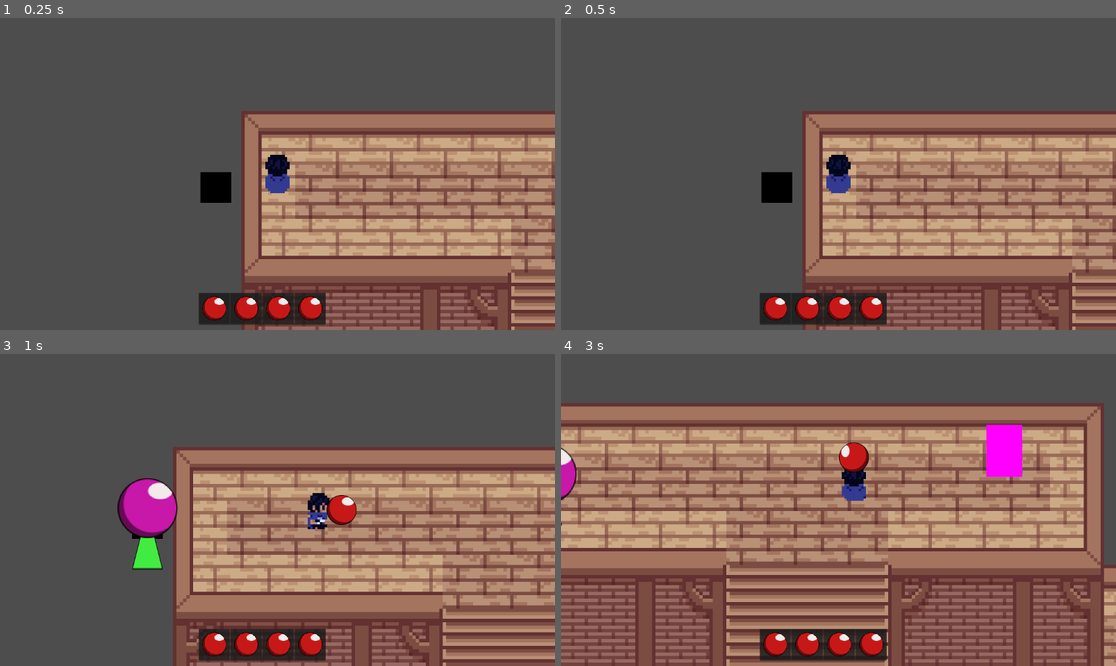
Above: before the commit, frames 1-4 (two rows, left to right).
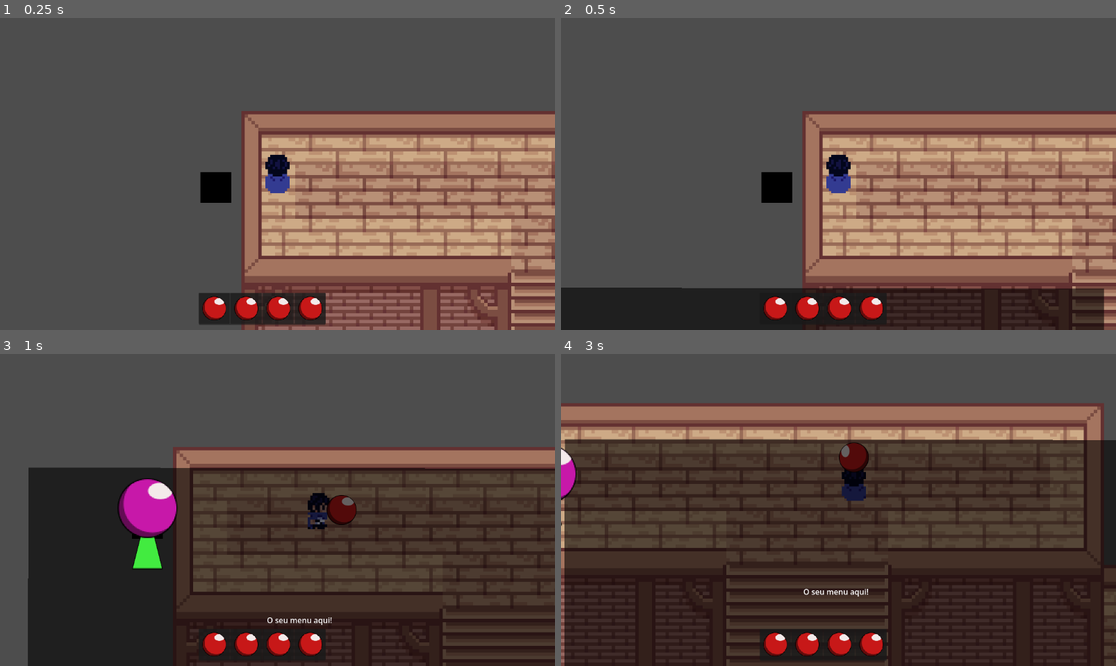
Above: after the commit, the same moments.

Repository: Prakinha/Alquimia
Game: Godot game, scene res://itens/cenajogo.tscn
Two runs of this game, one before a commit and one after it. Both use one fixed random seed, a clock stepped at 60 frames per second and the inputs below. The engine's default icon, where the game draws it, is replaced by a stand-in: a white triangle on a blue panel in a dark square.
Inputs:
- Up to frame 1 (0.25 s): no input
- Up to frame 2 (0.5 s): no input
- Up to frame 3 (1 s): tap Enter at 0.5 s; hold Right (ui_right) from 0.53 s (still down); tap 1 at 0.6 s
- Up to frame 4 (3 s): release Right (ui_right) at 1.28 s; hold Down (ui_down) 1.28-2.03 s; tap 2 at 1.35 s; hold Right (ui_right) 2.03-2.78 s; tap 3 at 2.1 s; hold Up (ui_up) from 2.78 s (still down); tap 4 at 2.85 s

Frame 1 is identical in both runs. In frame 2, 11% of the frame differs, in the area x 0-98%, y 86-100%; in frame 3, 56%; in frame 4, 70%, in the area x 0-100%, y 22-100%.

Commit message:
Espero que nao de ruim

Diff:
--- a/WWpasta/WWPlayer/player.tscn
+++ b/WWpasta/WWPlayer/player.tscn
@@ -6,6 +6,7 @@
 [ext_resource type="Resource" uid="uid://dcsu243k7n5qv" path="res://itens/elementosITEMDATA/VermelhoITEMDATA.tres" id="3_yaav1"]
 [ext_resource type="Script" uid="uid://dr663150gojes" path="res://WWpasta/WWPlayer/animation_controler.gd" id="4_qjkh3"]
 [ext_resource type="Texture2D" uid="uid://udf0k1ywixqm" path="res://assets/spr_rune.png" id="4_yaav1"]
+[ext_resource type="PackedScene" uid="uid://jc63onvrrsms" path="res://WWpasta/WWmiscelaneous/MenuBase.tscn" id="7_hpsle"]
 
 [sub_resource type="CapsuleShape2D" id="CapsuleShape2D_i3pqv"]
 radius = 30.0
@@ -281,3 +282,10 @@
 
 [node name="Camera2D" type="Camera2D" parent="." unique_id=1991103108]
 position_smoothing_enabled = true
+
+[node name="MenuBase" parent="." unique_id=1415517682 instance=ExtResource("7_hpsle")]
+offset_left = -600.0
+offset_top = -88.0
+offset_right = -600.0
+offset_bottom = -88.0
+rotation = 0.0018218245
--- a/itens/cenajogo.tscn
+++ b/itens/cenajogo.tscn
@@ -7,7 +7,7 @@
 [ext_resource type="Resource" uid="uid://bs8cwemaw8xt1" path="res://itens/elementosITEMDATA/AzulITEMDATA.tres" id="5_jpfkd"]
 [ext_resource type="Resource" uid="uid://dckd4sote67p5" path="res://itens/elementosITEMDATA/RosaITEMDATA.tres" id="6_kgfak"]
 [ext_resource type="Resource" uid="uid://dcsu243k7n5qv" path="res://itens/elementosITEMDATA/VermelhoITEMDATA.tres" id="7_fxf81"]
-[ext_resource type="PackedScene" uid="uid://diwi530gcdmi5" path="res://maquinas/maquina base.tscn" id="8_kgfak"]
+[ext_resource type="PackedScene" uid="uid://dd4blmhdvnilc" path="res://WWpasta/WWmiscelaneous/placa.tscn" id="8_kgfak"]
 
 [node name="WwMain" type="Node2D" unique_id=1219875113]
 
@@ -22,5 +22,5 @@
 position = Vector2(-88, -2)
 arrayDeItensPossiveis = Array[ExtResource("4_3kam1")]([ExtResource("5_jpfkd"), ExtResource("6_kgfak"), ExtResource("7_fxf81"), null])
 
-[node name="Node2D" parent="." unique_id=992081681 instance=ExtResource("8_kgfak")]
-position = Vector2(1134, -30)
+[node name="Placa" parent="." unique_id=935575288 instance=ExtResource("8_kgfak")]
+position = Vector2(1116, 21)
